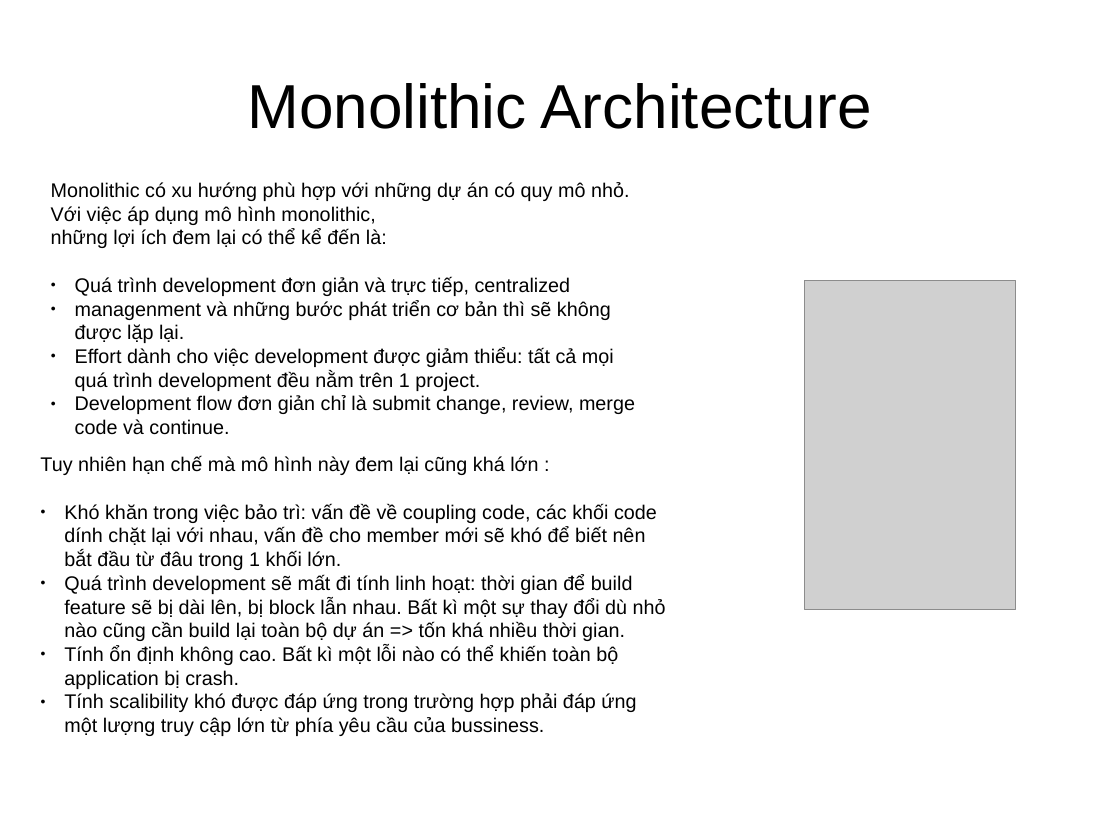
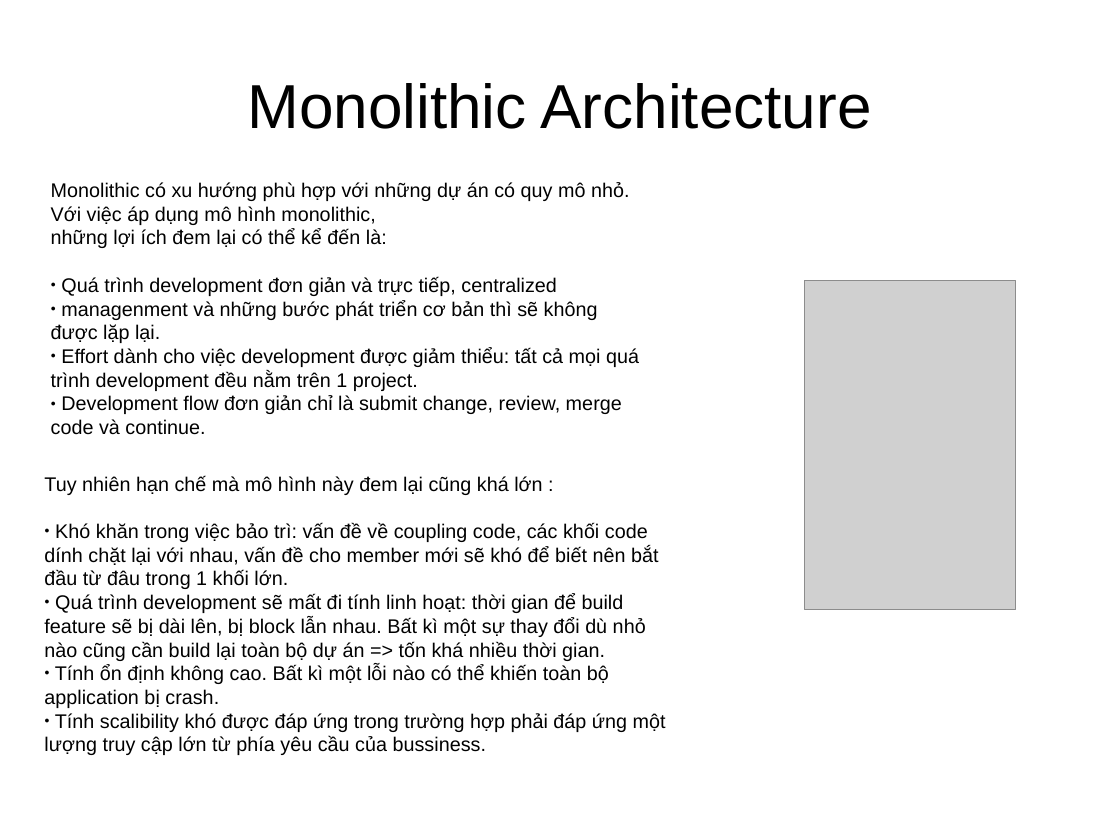
Before and after one commit to truongphan/documents, a slide deck: slide 13 of CommonKnowledge.pptx. Drawn at 1120x840 pixels with LibreOffice and Linux fonts; fonts in the diff are those of the drawing; grey boxes stand for pictures. Boxes give left, top, right and bottom in pixels: in the first picture for what was removed or moved away, otherwise in the second. Text is boxed around its words. In the diff, an @@ line names an element or a change of style, - is before the commit and + after.

```diff
--- a/CommonKnowledge.pptx
+++ b/CommonKnowledge.pptx
@@ text "Monolithic có xu hướng phù ..." rewrapped from [51,182,635,435] to [51,182,639,435] @@
@@ text "Tuy nhiên hạn chế mà ..." rewrapped from [40,456,666,736] to [44,475,666,755] @@
```
Also in this commit, not shown: 7 other slides changed, 7 other files.
